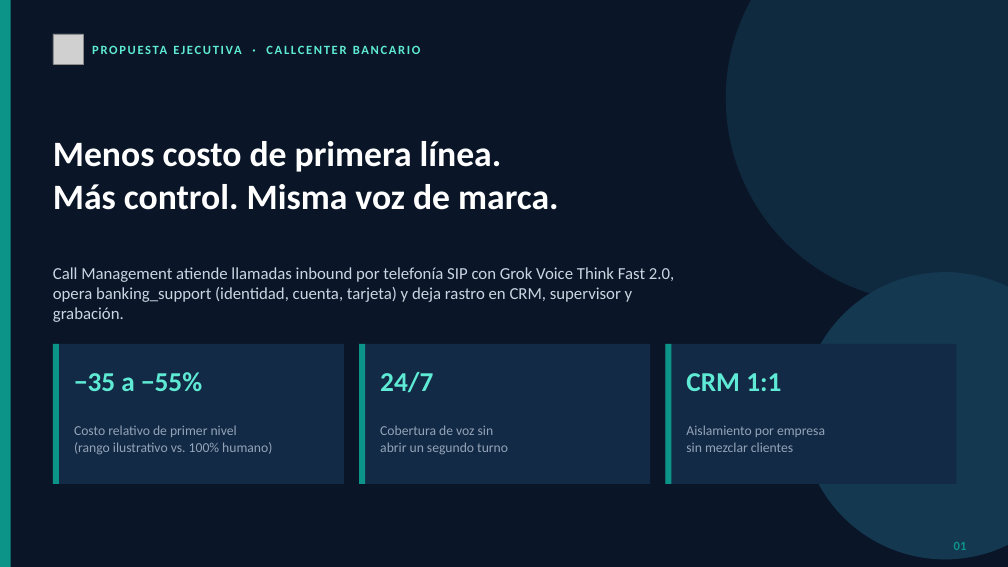
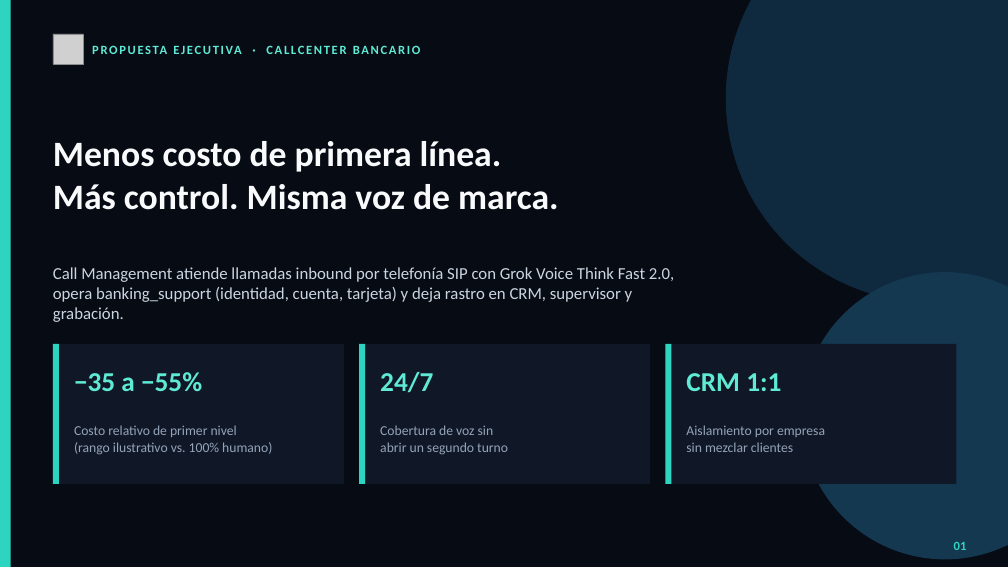
Before and after one commit to Zombie10/CallManagement, a slide deck: slide 1 of docs/Propuesta_Callcenter_Bancario.pptx. Drawn at 1008x567 pixels with LibreOffice and Linux fonts; fonts in the diff are those of the drawing; grey boxes stand for pictures. Boxes give left, top, right and bottom in pixels: in the first picture for what was removed or moved away, otherwise in the second. Text is boxed around its words. In the diff, an @@ line names an element or a change of style, - is before the commit and + after.

Commit message:
docs: dark theme and higher-contrast charts for the banking proposal
All slides use navy surfaces; doughnut and bar charts render on a dark
plot with teal/sky/amber series and light labels instead of a white box.

```diff
--- a/docs/Propuesta_Callcenter_Bancario.pptx
+++ b/docs/Propuesta_Callcenter_Bancario.pptx
@@ background #0A1628 to #070B14 @@
@@ text "Menos costo de primera línea." at bbox=[53, 141, 559, 210]: text colour #FFFFFF to #F8FAFC @@
@@ fill #0D9488 to #2DD4BF in 4 elements at bbox=[0, 0, 11, 567], bbox=[53, 344, 59, 484], bbox=[359, 344, 365, 484], bbox=[665, 344, 671, 484] @@
@@ fill #122A45 to #101827 in 3 elements at bbox=[53, 344, 344, 484], bbox=[359, 344, 650, 484], bbox=[665, 344, 957, 484] @@
@@ text "01" at bbox=[954, 542, 967, 550]: text colour #0D9488 to #2DD4BF @@
```
Also in this commit, not shown: 11 other slides changed, 2 other files.
